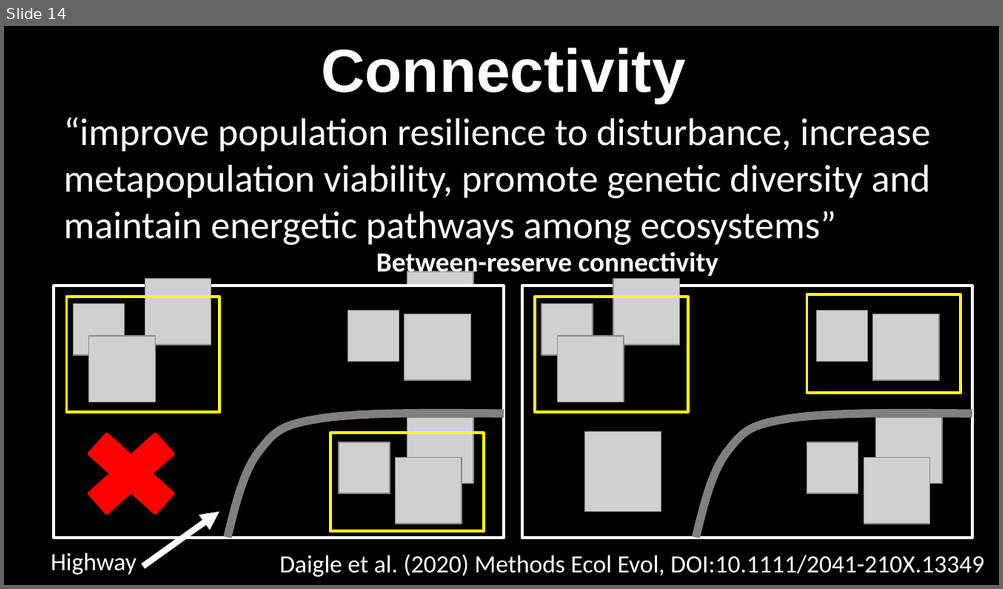
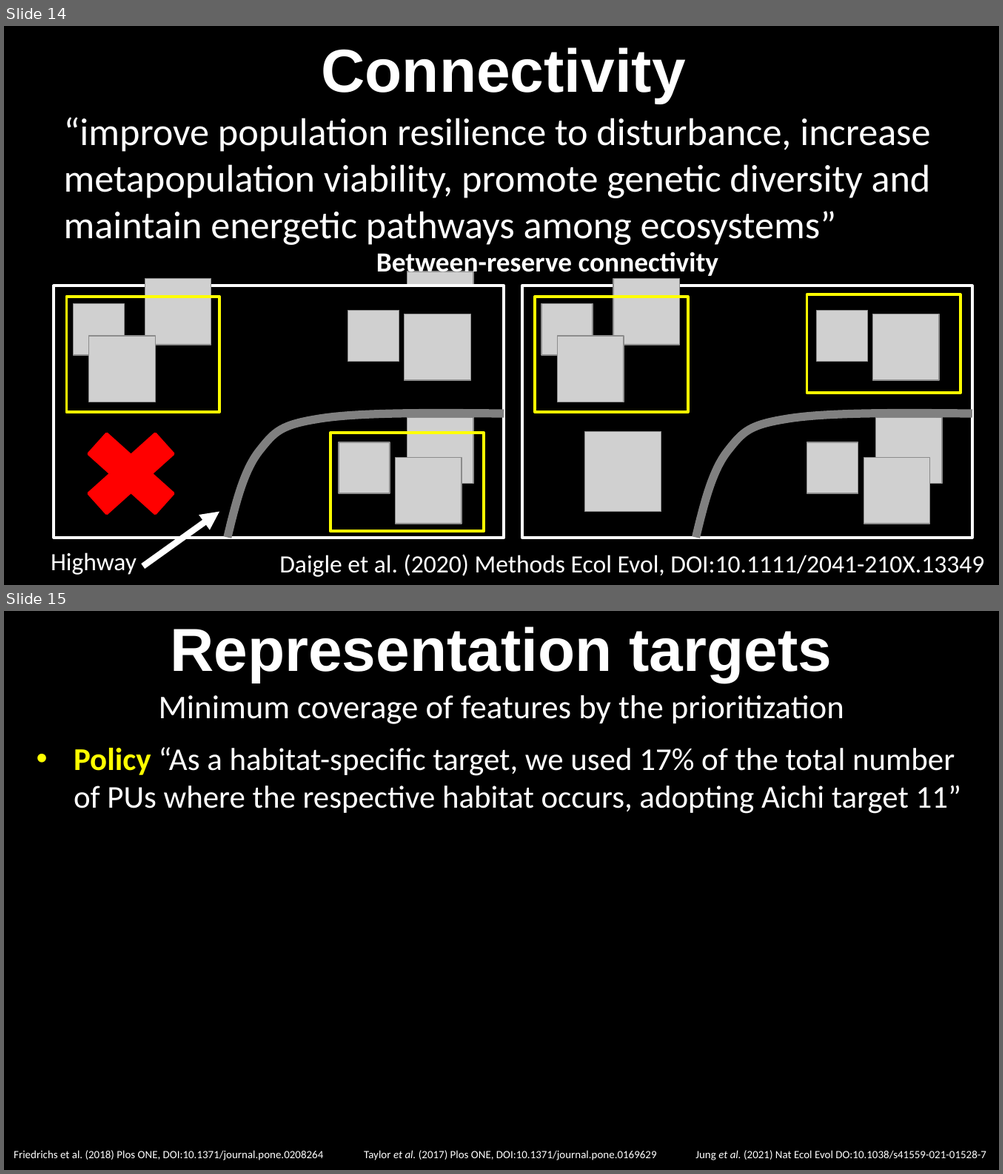
Before and after one commit to jeffreyhanson/abstracts-and-slides, a slide deck: seminars/ICCB-prioritizr-07-10-2021/slides.pptx. Shown one above the other, each under a label of ours: slide 14 before the commit, slides 14 and 15 after it. The pictures are 1003x589 and 1003x1174 pixels, drawn with LibreOffice and Linux fonts; fonts in the diff are those of the drawing; grey boxes stand for pictures. Boxes give left, top, right and bottom in pixels: in the first picture for what was removed or moved away, otherwise in the second. Text is boxed around its words. In the diff, an @@ line names an element or a change of style, - is before the commit and + after.

```diff
--- a/seminars/ICCB-prioritizr-07-10-2021/slides.pptx
+++ b/seminars/ICCB-prioritizr-07-10-2021/slides.pptx
@@ slide 15 added at [4, 611, 999, 1170], background #000000 @@
@@ title added at [170, 627, 831, 682], 44 pt, text #FFFFFF, bold @@
+Representation targets
@@ text added at [159, 695, 844, 724], 24 pt, text #FFFFFF @@
+Minimum coverage of features by the prioritization
@@ text added at [74, 747, 961, 814], 23 pt, text #FFFFFF @@
+• Policy “As a habitat-specific target, we used 17% of the total number of PUs where the respective habitat occurs, adopting Aichi target 11”
@@ text added at [14, 1150, 324, 1161], 8 pt, text #FFFFFF @@
+Friedrichs et al. (2018) Plos ONE, DOI:10.1371/journal.pone.0208264
@@ text added at [364, 1150, 657, 1161], 8 pt, text #FFFFFF @@
+Taylor et al. (2017) Plos ONE, DOI:10.1371/journal.pone.0169629
@@ text added at [695, 1150, 986, 1161], 8 pt, text #FFFFFF @@
+Jung et al. (2021) Nat Ecol Evol DO:10.1038/s41559-021-01528-7
```
Also in this commit, not shown: 3 slides changed, 1 other slide added.
